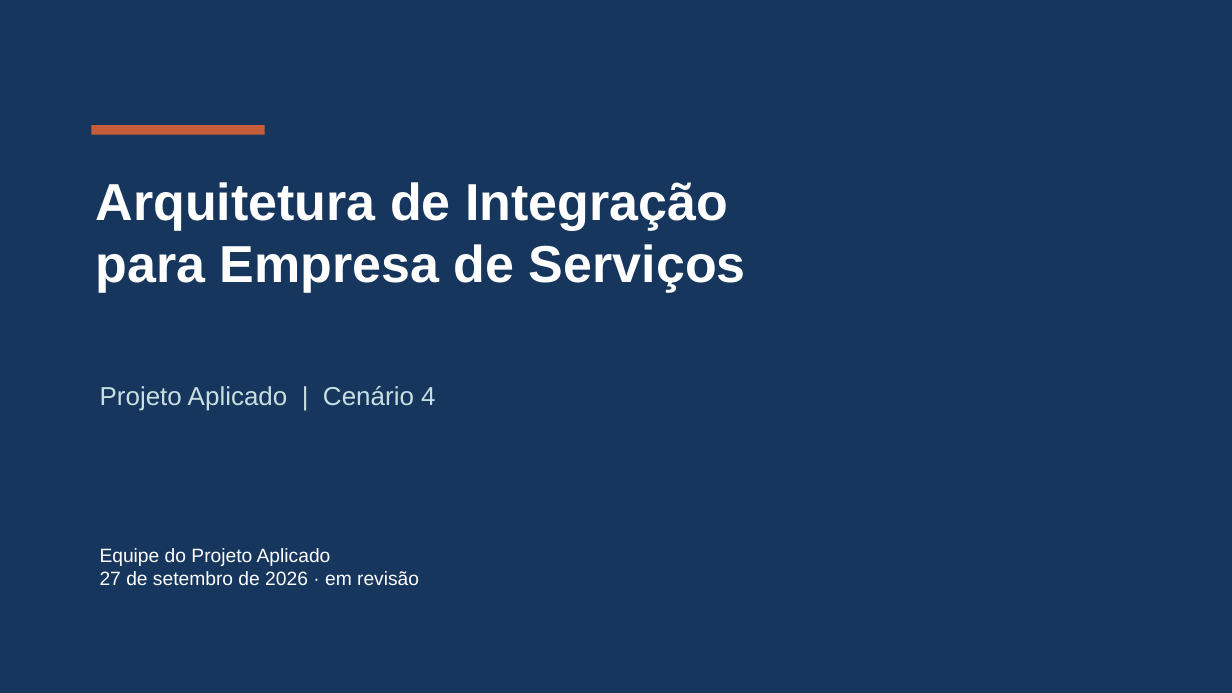
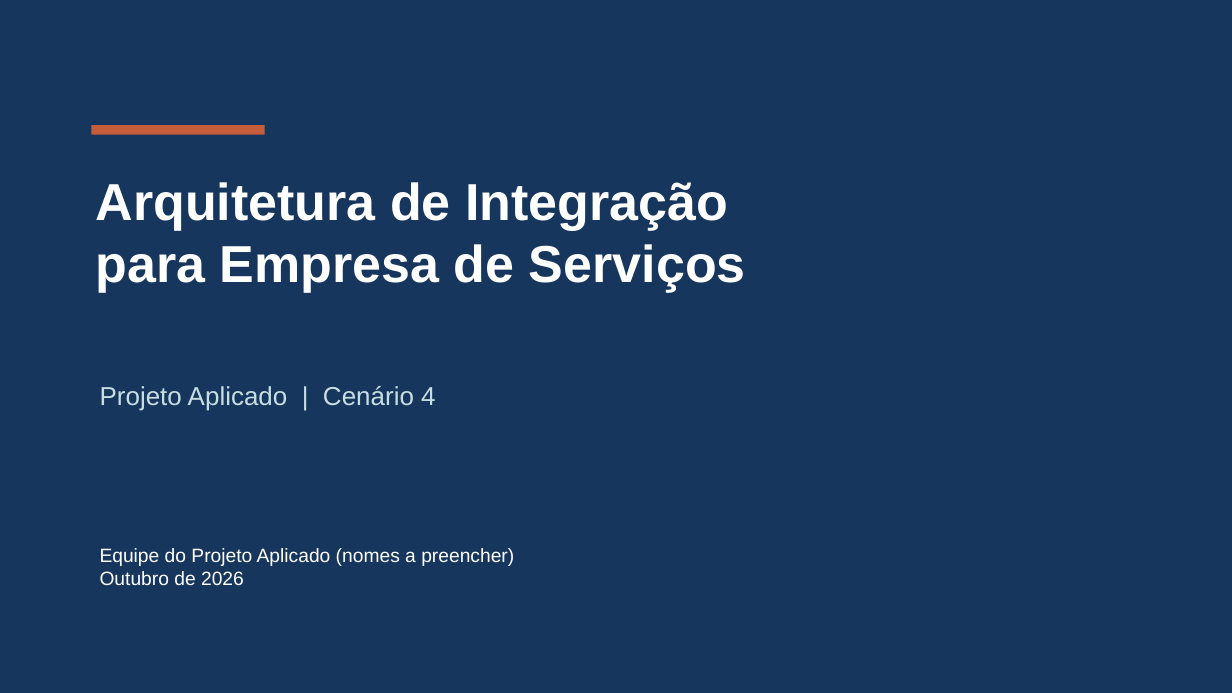
Before and after one commit to Roger-Quinelato/projetoAplicado7, a slide deck: slide 1 of output/Apresentacao_Cenario_4.pptx. Drawn at 1232x693 pixels with LibreOffice and Linux fonts; fonts in the diff are those of the drawing. Boxes give left, top, right and bottom in pixels: in the first picture for what was removed or moved away, otherwise in the second. Text is boxed around its words. In the diff, an @@ line names an element or a change of style, - is before the commit and + after.

```diff
--- a/output/Apresentacao_Cenario_4.pptx
+++ b/output/Apresentacao_Cenario_4.pptx
@@ text at (x1=100, y1=548, x2=514, y2=585): text changed @@
-Equipe do Projeto Aplicado
-27 de setembro de 2026 · em revisão
+Equipe do Projeto Aplicado (nomes a preencher)
+Outubro de 2026
```
Also in this commit, not shown: 6 other slides changed, 5 slides added, 2 slides removed, 1 other file.
